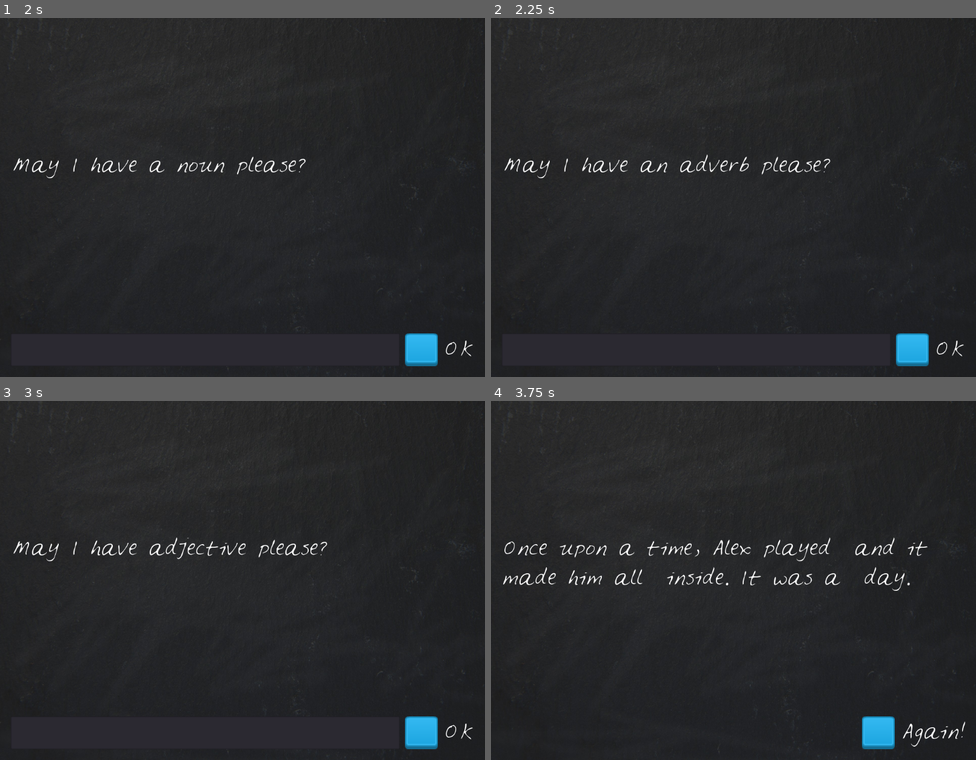
Above: before the commit, frames 1-4 (two rows, left to right).
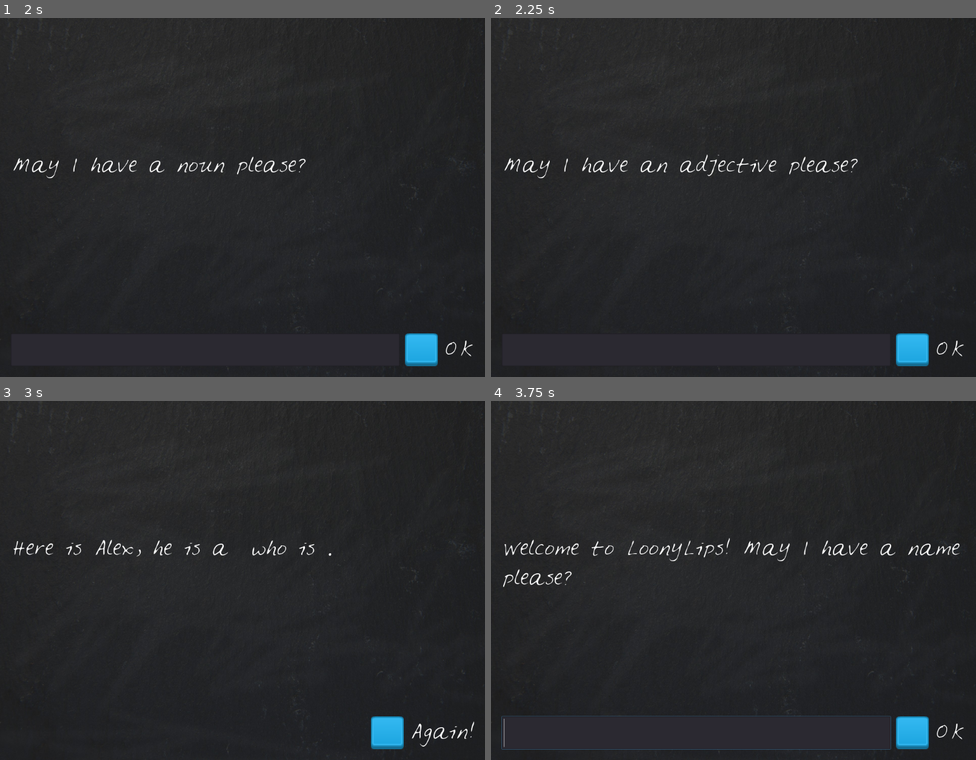
Above: after the commit, the same moments.

Repository: yottaawesome/godot-playground
Game: Godot game, scene res://LoonyLips.tscn
Two runs of this game, one before a commit and one after it. Both use one fixed random seed, a clock stepped at 60 frames per second and the inputs below.
Inputs (mouse positions are in pixels of both pictures, inside the frame that each line leads up to):
- Up to frame 1 (2 s): click (203, 348) at 0.52 s; type "Alex" at 0.6 s; click (421, 348) at 1.25 s
- Up to frame 2 (2.25 s): click (912, 348) at 2 s
- Up to frame 3 (3 s): click (421, 731) at 2.75 s
- Up to frame 4 (3.75 s): tap Enter at 3.5 s

Frame 1 is identical in both runs. In frame 2, 0.5% of the frame differs, in the area x 44-76%, y 38-45%; in frame 3, 2.3%; in frame 4, 3.7%, in the area x 2-98%, y 38-98%.

Commit message:
More LoonyLips

Diff:
--- a/src/Loony_Lips/LoonyLips.gd
+++ b/src/Loony_Lips/LoonyLips.gd
@@ -1,17 +1,31 @@
 extends Control
 
 var player_words = []
-var story = "Once upon a time, %s played %s and it made him all %s inside. It was a %s day."
-var prompts = ["a name", "a noun", "an adverb", "adjective"]
+var template = [
+	{
+		"prompts": ["a name", "a noun", "an adverb", "adjective"],
+		"story": "Once upon a time, %s played %s and it made him all %s inside. It was a %s day."
+	},
+	{
+		"prompts": ["a name", "a noun", "an adjective"],
+		"story": "Here is %s, he is a %s who is %s."
+	}
+]
+var current_story = null
 
 onready var player_text = $VBoxContainer/HBoxContainer/PlayerText
 onready var button_label = $VBoxContainer/HBoxContainer/ButtonLabel
 onready var display_text = $VBoxContainer/DisplayText
 
 func _ready():
+	set_current_story()
 	display_text.text = "Welcome to LoonyLips! "
 	check_player_word_length()
 	player_text.grab_focus()
+
+func set_current_story():
+	randomize()
+	current_story = template[randi() % template.size()]
 
 
 func _on_PlayerText_text_entered(_new_text):
@@ -33,7 +47,7 @@
 
 
 func is_story_done():
-	return player_words.size() == prompts.size()
+	return player_words.size() == current_story.prompts.size()
 
 
 func check_player_word_length():
@@ -44,11 +58,11 @@
 
 
 func tell_story():
-	display_text.text = story % player_words
+	display_text.text = current_story.story % player_words
 
 
 func prompt_player():
-	display_text.text += "May I have " + prompts[player_words.size()] + " please?"
+	display_text.text += "May I have " + current_story.prompts[player_words.size()] + " please?"
 
 
 func end_game():
